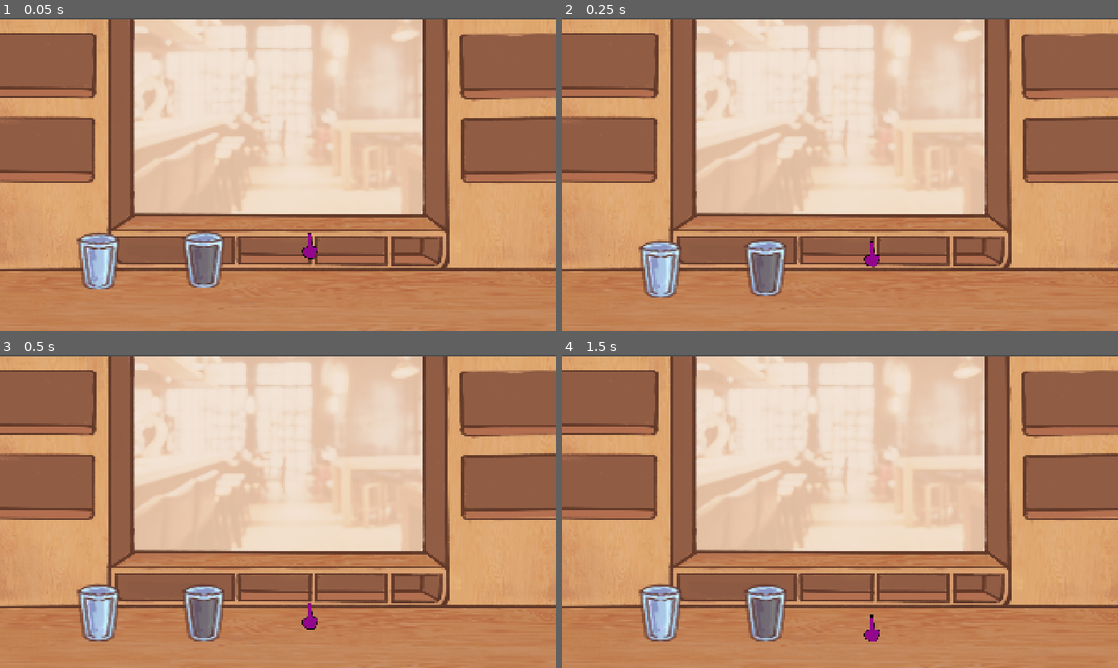
Above: before the commit, frames 1-4 (two rows, left to right).
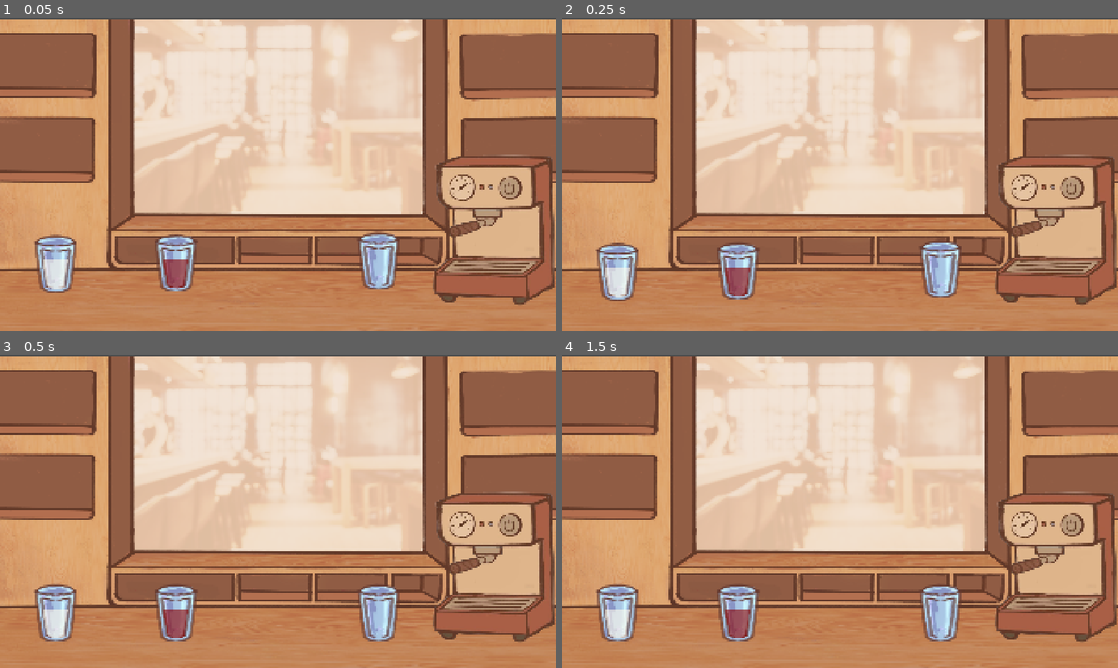
Above: after the commit, the same moments.

Repository: sanicatthedisco/brewing
Game: Godot game, scene res://main.tscn
Same seed, same stepped clock (60 frames per second), same inputs: the game is played once before the commit and once after it.
Inputs (mouse positions are in pixels of both pictures, inside the frame that each line leads up to):
- Up to frame 1 (0.05 s): no input
- Up to frame 2 (0.25 s): no input
- Up to frame 3 (0.5 s): no input
- Up to frame 4 (1.5 s): tap Enter at 0.5 s; move the mouse to (962, 495) at 0.52 s; click (962, 495) at 0.67 s; tap Space at 0.77, 1.25 s; drag from (728, 527) to (767, 611) at 1.27 s

The runs differ from the first frame. In frame 1, 13% of the frame differs, in the area x 6-100%, y 43-92%; in frame 2, 13%; in frame 3, 13%; in frame 4, 13%.

Commit message:
Espresso Machine

Diff:
--- a/Objects/Containers/Mug/Mug.tscn
+++ b/Objects/Containers/Mug/Mug.tscn
@@ -6,7 +6,7 @@
 [ext_resource type="Texture2D" uid="uid://0ap7sq4kyo1g" path="res://Assets/Sprites/glass.png" id="4_1bp4k"]
 
 [sub_resource type="RectangleShape2D" id="RectangleShape2D_8lafr"]
-size = Vector2(73, 336)
+size = Vector2(73, 163)
 
 [sub_resource type="RectangleShape2D" id="RectangleShape2D_jmhsy"]
 size = Vector2(147, 200)
@@ -36,7 +36,7 @@
 texture = ExtResource("4_1bp4k")
 
 [node name="CollisionShape2D" parent="PourZone" parent_id_path=PackedInt32Array(806354122) index="0" unique_id=186712206]
-position = Vector2(2.5, -240)
+position = Vector2(2.5, -153.5)
 shape = SubResource("RectangleShape2D_8lafr")
 
 [node name="CollisionShape2D" parent="." index="3" unique_id=1592872759]
--- a/Objects/Containers/ingredient_container.gd
+++ b/Objects/Containers/ingredient_container.gd
@@ -10,14 +10,22 @@
 var contents: Dictionary[Ingredient, float]
 var content_color: Color
 @export var capacity: float
-@export var fill: float
-
-var floor_rows = PackedInt32Array()
+var fill := 0.0
+@export var starting_fill: float
+@export var starting_ingredient: String
 
 func _ready():
 	super()
 	internal_stream.visible = false
-	add_ingredient(Ingredients.ESPRESSO, 8)
+	var ing: Ingredient
+	if starting_ingredient == Ingredients.MILK.name:
+		ing = Ingredients.MILK
+	elif starting_ingredient == Ingredients.BLOOD.name:
+		ing = Ingredients.BLOOD
+	else:
+		ing = Ingredients.WATER
+
+	add_ingredient(ing, starting_fill)
 
 func add_ingredient(ing: Ingredient, amount: float) -> void:
 	if ing not in contents:
@@ -27,7 +35,6 @@
 		contents[ing] += amount
 	else:
 		overflow.emit(ing, amount)
-
 	_update_fill()
 
 func remove_ingredient(ing: Ingredient, amount: float) -> void:
@@ -47,7 +54,6 @@
 		var weighted_amount := fill_rate * delta * contents[ing] / fill
 		remove_ingredient(ing, weighted_amount)
 		target.add_ingredient(ing, weighted_amount)
-		print(ing.name, weighted_amount)
 
 func _update_fill() -> void:
 	fill = 0
--- a/Objects/Ingredients/Pourable/pourable.gd
+++ b/Objects/Ingredients/Pourable/pourable.gd
@@ -22,8 +22,7 @@
 	spout.area_exited.connect(_on_area_exited)
 
 
-func _physics_process(delta):
-	super(delta)
+func _process(delta):
 	if dragging:
 		if pouring:
 			rotation = lerp_angle(rotation, pour_angle * pour_dir, 0.1)
--- /dev/null
+++ b/Objects/Machines/EspressoMachine.tscn
@@ -0,0 +1,49 @@
+[gd_scene format=3 uid="uid://bqepkful3ipox"]
+
+[ext_resource type="Script" uid="uid://cekim43cdhu0x" path="res://Objects/Machines/espresso_machine.gd" id="1_71w4y"]
+[ext_resource type="Texture2D" uid="uid://d1a6mjiaycwo4" path="res://Assets/Sprites/espresso_machine.png" id="1_g5xva"]
+[ext_resource type="Texture2D" uid="uid://dab8xo2jbvx8a" path="res://Assets/Sprites/espresso_machine_handle.png" id="2_gy2wy"]
+[ext_resource type="Texture2D" uid="uid://buwb564joj1ll" path="res://Assets/Sprites/espresso_machine_pressed.png" id="3_ukiwb"]
+[ext_resource type="PackedScene" uid="uid://chxk2ct451rqe" path="res://Objects/Table.tscn" id="5_05ich"]
+
+[sub_resource type="RectangleShape2D" id="RectangleShape2D_u231x"]
+size = Vector2(264.16666, 118.333336)
+
+[sub_resource type="RectangleShape2D" id="RectangleShape2D_cfmwq"]
+size = Vector2(67.5, 80.000015)
+
+[node name="EspressoMachine" type="Area2D" unique_id=2007455235]
+scale = Vector2(1.2, 1.2)
+script = ExtResource("1_71w4y")
+
+[node name="Platform" parent="." unique_id=1590663467 instance=ExtResource("5_05ich")]
+position = Vector2(-16, 116.00001)
+width = 100.0
+
+[node name="Body" type="Sprite2D" parent="." unique_id=20073257]
+texture = ExtResource("1_g5xva")
+
+[node name="BodyPressed" type="Sprite2D" parent="." unique_id=917311454]
+position = Vector2(-1, 3)
+texture = ExtResource("3_ukiwb")
+
+[node name="Handle" type="Sprite2D" parent="." unique_id=1679141721]
+z_index = 2
+position = Vector2(-45, -23)
+texture = ExtResource("2_gy2wy")
+
+[node name="ButtonCollider" type="CollisionShape2D" parent="." unique_id=1871505788]
+position = Vector2(-23.749996, -123.33333)
+shape = SubResource("RectangleShape2D_u231x")
+
+[node name="Spout" type="Marker2D" parent="." unique_id=676431877]
+position = Vector2(-12.5, -56.666664)
+
+[node name="Stream" type="Line2D" parent="." unique_id=781829747]
+top_level = true
+
+[node name="ContainerArea" type="Area2D" parent="." unique_id=355789377]
+
+[node name="CollisionShape2D" type="CollisionShape2D" parent="ContainerArea" unique_id=1030256293]
+position = Vector2(-14.583335, 83.333336)
+shape = SubResource("RectangleShape2D_cfmwq")
--- /dev/null
+++ b/Objects/Machines/espresso_machine.gd
@@ -0,0 +1,66 @@
+extends Node2D
+
+@onready var body: Sprite2D = $Body
+@onready var body_pressed: Sprite2D = $BodyPressed
+@onready var container_area: Area2D = $ContainerArea
+
+@onready var stream: Line2D = $Stream
+@onready var spout: Marker2D = $Spout
+
+var active := false
+var dispense_target = null
+var fill_rate := 1.0
+
+func _ready():
+	body_pressed.visible = false
+
+func _process(delta):
+	if active and dispense_target != null:
+		(dispense_target as IngredientContainer).add_ingredient(Ingredients.ESPRESSO, fill_rate * delta)
+		_update_stream()
+		(dispense_target as IngredientContainer).update_stream(spout.global_position)
+
+func _input_event(viewport, event, shape_idx):
+	if _cursor_over_draggable():
+		return
+	if event is InputEventMouseButton and \
+		event.button_index == MOUSE_BUTTON_LEFT and event.pressed:
+			_begin_dispensing()
+
+func _input(event):
+	if event is InputEventMouseButton and \
+		event.button_index == MOUSE_BUTTON_LEFT and not event.pressed:
+			_end_dispensing()
+
+func _begin_dispensing():
+	body_pressed.visible = true
+	active = true
+	for body in container_area.get_overlapping_bodies():
+		if body is IngredientContainer:
+			dispense_target = body
+			break
+
+func _end_dispensing():
+	body_pressed.visible = false
+	active = false
+	if dispense_target != null:
+		dispense_target.internal_stream.visible = false
+
+func _update_stream():
+	stream.visible = true
+	stream.clear_points()
+	stream.add_point(stream.to_local(spout.global_position))
+	stream.add_point(stream.to_local(
+		Vector2(spout.global_position.x, dispense_target.get_global_mask_top_y()))
+	)
+
+func _cursor_over_draggable() -> bool:
+	var params := PhysicsPointQueryParameters2D.new()
+	params.position = get_global_mouse_position()
+	params.collide_with_bodies = true
+	params.collide_with_areas = false
+	var hits := get_world_2d().direct_space_state.intersect_point(params, 8)
+	for hit in hits:
+		if hit.collider is Draggable:
+			return true
+	return false
--- a/Resources/Ingredients/ingredient.gd
+++ b/Resources/Ingredients/ingredient.gd
@@ -1,4 +1,4 @@
-class_name Ingredient
+class_name Ingredient extends Resource
 
 enum State {POWDER, LIQUID}
 
--- a/Resources/Ingredients/ingredients.gd
+++ b/Resources/Ingredients/ingredients.gd
@@ -3,3 +3,5 @@
 static var WATER := Ingredient.new("Water", Ingredient.State.LIQUID, Color.ALICE_BLUE)
 static var ESPRESSO := Ingredient.new("Espresso", Ingredient.State.LIQUID, Color("4E312D"), 5.0)
 static var SUGAR := Ingredient.new("Sugar", Ingredient.State.POWDER, Color.WHITE)
+static var MILK := Ingredient.new("Milk", Ingredient.State.LIQUID, Color.FLORAL_WHITE)
+static var BLOOD := Ingredient.new("Blood", Ingredient.State.LIQUID, Color.DARK_RED)
--- a/main.tscn
+++ b/main.tscn
@@ -1,20 +1,27 @@
 [gd_scene format=3 uid="uid://ta5fgdjwgsxi"]
 
 [ext_resource type="PackedScene" uid="uid://chxk2ct451rqe" path="res://Objects/Table.tscn" id="1_0xm2m"]
-[ext_resource type="PackedScene" uid="uid://cqm6bwqwolnvf" path="res://Objects/Ingredients/Pourable/Pourable.tscn" id="3_h2yge"]
+[ext_resource type="PackedScene" uid="uid://bqepkful3ipox" path="res://Objects/Machines/EspressoMachine.tscn" id="1_7mycd"]
 [ext_resource type="PackedScene" uid="uid://bygno35u5nyh5" path="res://Objects/Containers/Mug/Mug.tscn" id="4_1bvp3"]
 [ext_resource type="Texture2D" uid="uid://dfq1i8k4reyxm" path="res://Assets/Sprites/workspace_background.png" id="5_7mycd"]
 [ext_resource type="Texture2D" uid="uid://cei8e0m5y0gmn" path="res://Assets/Sprites/cafe_backdrop.png" id="6_272bh"]
 
 [node name="Main" type="Node2D" unique_id=1694163084]
 
-[node name="Mug2" parent="." unique_id=1266183240 instance=ExtResource("4_1bvp3")]
-position = Vector2(703, 832)
+[node name="Mug3" parent="." unique_id=1266183240 instance=ExtResource("4_1bvp3")]
+position = Vector2(192, 846)
 capacity = 12.0
+starting_fill = 6.0
+starting_ingredient = "Milk"
 
-[node name="Pourable" parent="." unique_id=804989589 instance=ExtResource("3_h2yge")]
-position = Vector2(1072, 785)
-lock_rotation = false
+[node name="EspressoMachine" parent="." unique_id=1054846614 instance=ExtResource("1_7mycd")]
+position = Vector2(1706.0001, 732.00006)
+
+[node name="Mug2" parent="." unique_id=1679779724 instance=ExtResource("4_1bvp3")]
+position = Vector2(607, 843)
+capacity = 12.0
+starting_fill = 6.0
+starting_ingredient = "Blood"
 
 [node name="Background" type="Node2D" parent="." unique_id=1552619822]
 z_index = -4
@@ -47,6 +54,5 @@
 width = 40.0
 
 [node name="Mug" parent="." unique_id=1898041628 instance=ExtResource("4_1bvp3")]
-position = Vector2(340, 837)
+position = Vector2(1307, 836)
 capacity = 12.0
-fill = 8.0
Binary file added: Assets/Sprites/espresso_machine.png
Not shown, added: Assets/Sprites/espresso_machine.png.import
Binary file added: Assets/Sprites/espresso_machine_handle.png
Not shown, added: Assets/Sprites/espresso_machine_handle.png.import
Binary file added: Assets/Sprites/espresso_machine_pressed.png
Not shown, added: Assets/Sprites/espresso_machine_pressed.png.import
Not shown, added: Objects/Machines/espresso_machine.gd.uid
